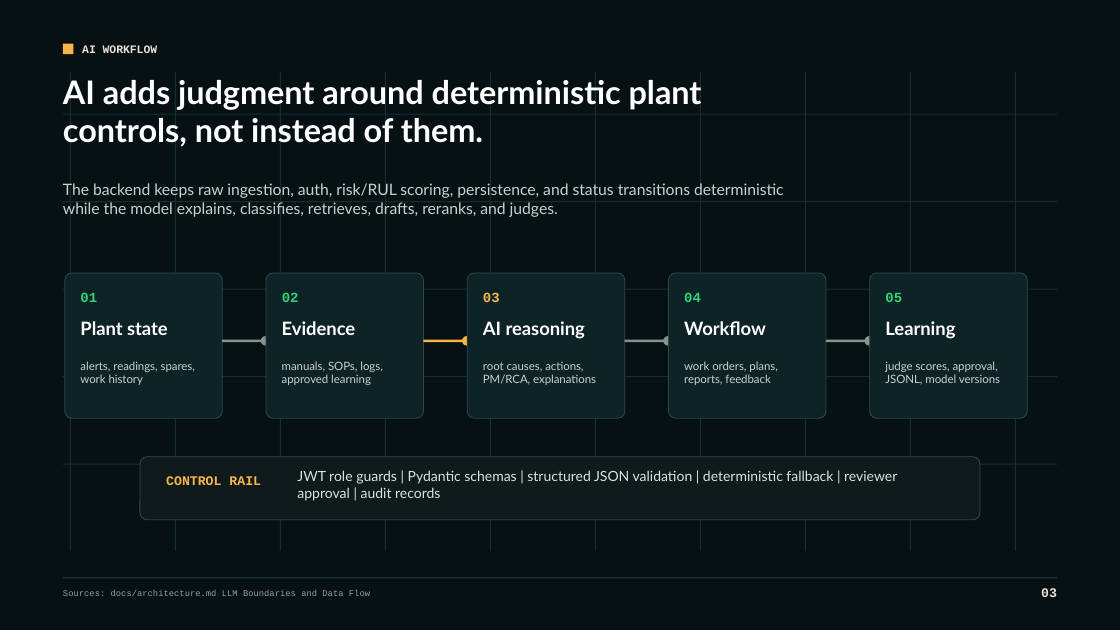
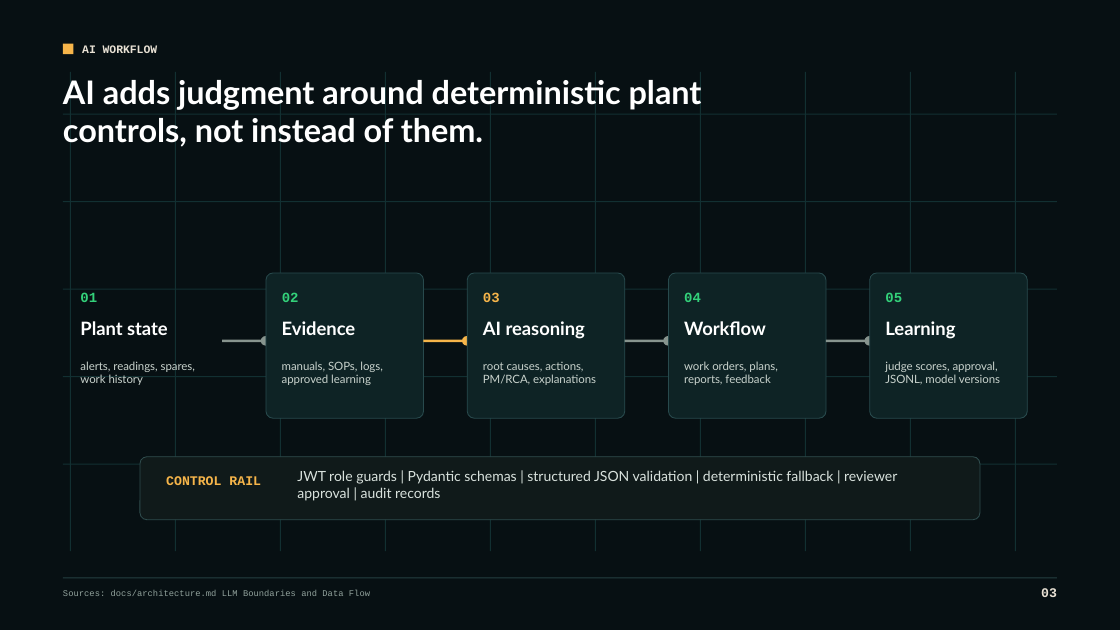
Before and after one commit to ragavendran-r/ai-powered-maintenance-wizard, a slide deck: slide 3 of docs/decks/maintenance-wizard-ai-capabilities-hackathon-objectives.pptx. Drawn at 1120x630 pixels with LibreOffice and Linux fonts; fonts in the diff are those of the drawing. Boxes give left, top, right and bottom in pixels: in the first picture for what was removed or moved away, otherwise in the second. Text is boxed around its words. In the diff, an @@ line names an element or a change of style, - is before the commit and + after.

```diff
--- a/docs/decks/maintenance-wizard-ai-capabilities-hackathon-objectives.pptx
+++ b/docs/decks/maintenance-wizard-ai-capabilities-hackathon-objectives.pptx
@@ text removed at box(63, 183, 784, 217) @@
-The backend keeps raw ingestion, auth, risk/RUL scoring, persistence, and status transitions deterministic while the model explains, classifies, retrieves, drafts, reranks, and judges.
@@ rounded rectangle removed at box(65, 273, 223, 418) @@
```
Also in this commit, not shown: 1 slide added, 1 slide removed, 1 other file.
